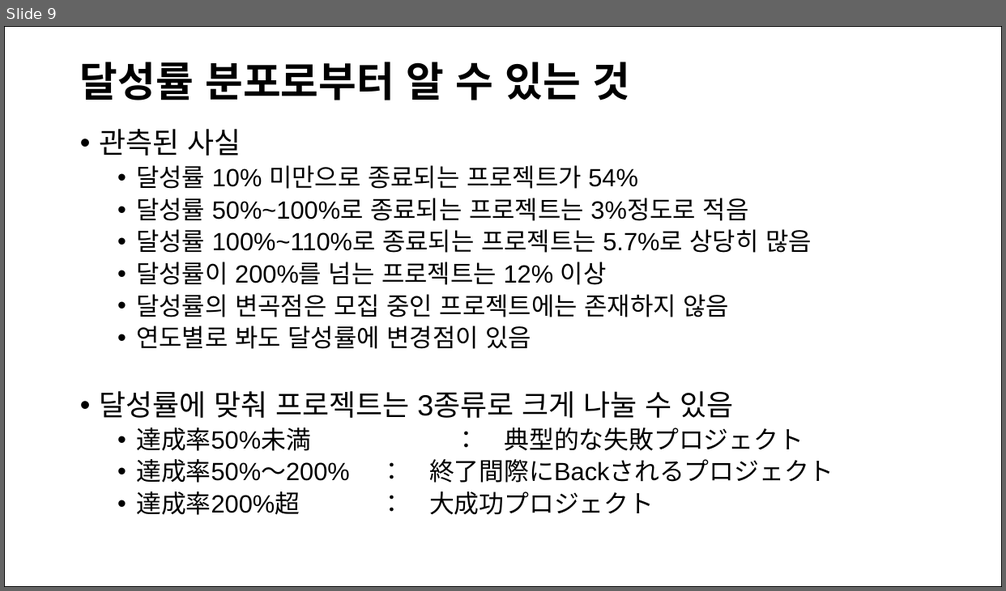
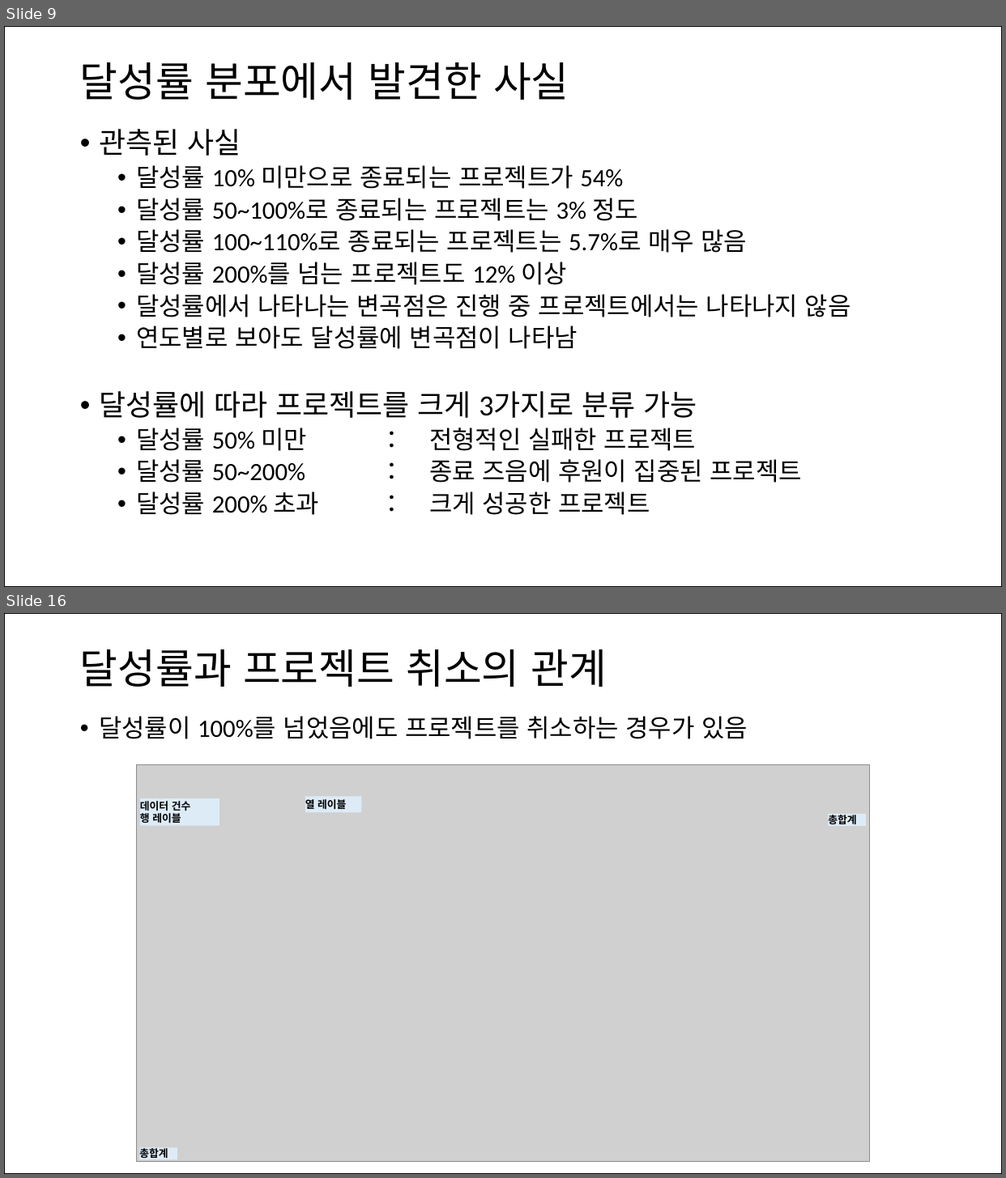
Before and after one commit to oreilly-japan/ml-at-work, a slide deck: chap09/kickstarter_slide.pptx. Shown one above the other, each under a label of ours: slide 9 before the commit, slides 9 and 16 after it; the slides between them are not shown. The pictures are 1006x591 and 1006x1178 pixels, drawn with LibreOffice and Linux fonts; fonts in the diff are those of the drawing; grey boxes stand for pictures. Boxes give left, top, right and bottom in pixels: in the first picture for what was removed or moved away, otherwise in the second. Text is boxed around its words. In the diff, an @@ line names an element or a change of style, - is before the commit and + after.

```diff
--- a/chap09/kickstarter_slide.pptx
+++ b/chap09/kickstarter_slide.pptx
@@ slide 16 added at box(4, 613, 1002, 1174), background #FFFFFF; not listed: 1 template element that a slide beside it also shows @@
@@ title added at box(80, 649, 607, 687), 39.6 pt, text #000000 @@
+달성률과 프로젝트 취소의 관계
@@ text added at box(99, 716, 748, 739), 24 pt, text #000000 @@
+• 달성률이 100%를 넘었음에도 프로젝트를 취소하는 경우가 있음
@@ picture added at box(137, 765, 869, 1161) @@
@@ rectangle added at box(140, 798, 219, 825), fill #DDEBF7, 10 pt, text #000000, bold @@
+데이터 건수
+행 레이블
@@ rectangle added at box(305, 796, 361, 813), fill #DDEBF7, 10 pt, text #000000, bold @@
+열 레이블
@@ rectangle added at box(829, 814, 866, 825), fill #DDEBF7, 10 pt, text #000000, bold @@
+총합계
@@ rectangle added at box(139, 1148, 177, 1161), fill #DDEBF7, 10 pt, text #000000, bold @@
+총합계
@@ slide 9 changed as well @@
@@ title at box(80, 62, 569, 100): text changed; font Arial to Calibri; bold off @@
-달성률 분포로부터 알 수 있는 것
+달성률 분포에서 발견한 사실
@@ text at box(99, 129, 623, 189): font Arial to Calibri in "관측된 사실", "달성률 10% 미만으로 종료되는 프로젝트가 54%" @@
@@ text at box(99, 198, 851, 515): text changed; font Arial to Calibri @@
-  • 달성률 50%~100%로 종료되는 프로젝트는 3%정도로 적음
-  • 달성률 100%~110%로 종료되는 프로젝트는 5.7%로 상당히 많음
-  • 달성률이 200%를 넘는 프로젝트는 12% 이상
-  • 달성률의 변곡점은 모집 중인 프로젝트에는 존재하지 않음
-  • 연도별로 봐도 달성률에 변경점이 있음
-• 달성률에 맞춰 프로젝트는 3종류로 크게 나눌 수 있음
-  • 達成率50%未満 ： 典型的な失敗プロジェクト
-  • 達成率50%～200% ： 終了間際にBackされるプロジェクト
-  • 達成率200%超 ： 大成功プロジェクト
+  • 달성률 50~100%로 종료되는 프로젝트는 3% 정도
+  • 달성률 100~110%로 종료되는 프로젝트는 5.7%로 매우 많음
+  • 달성률 200%를 넘는 프로젝트도 12% 이상
+  • 달성률에서 나타나는 변곡점은 진행 중 프로젝트에서는 나타나지 않음
+  • 연도별로 보아도 달성률에 변곡점이 나타남
+• 달성률에 따라 프로젝트를 크게 3가지로 분류 가능
+  • 달성률 50% 미만 ： 전형적인 실패한 프로젝트
+  • 달성률 50~200% ： 종료 즈음에 후원이 집중된 프로젝트
+  • 달성률 200% 초과 ： 크게 성공한 프로젝트
```
Also in this commit, not shown: 12 other slides changed, 5 other slides added, 6 slides removed, 8 other files.
